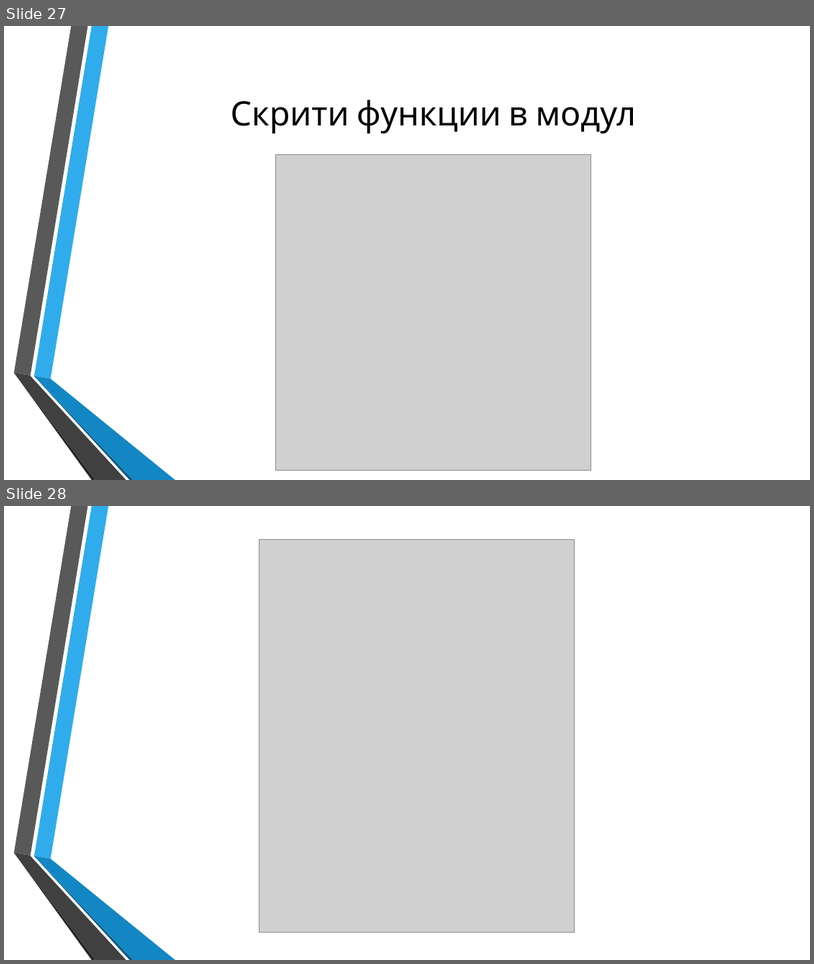
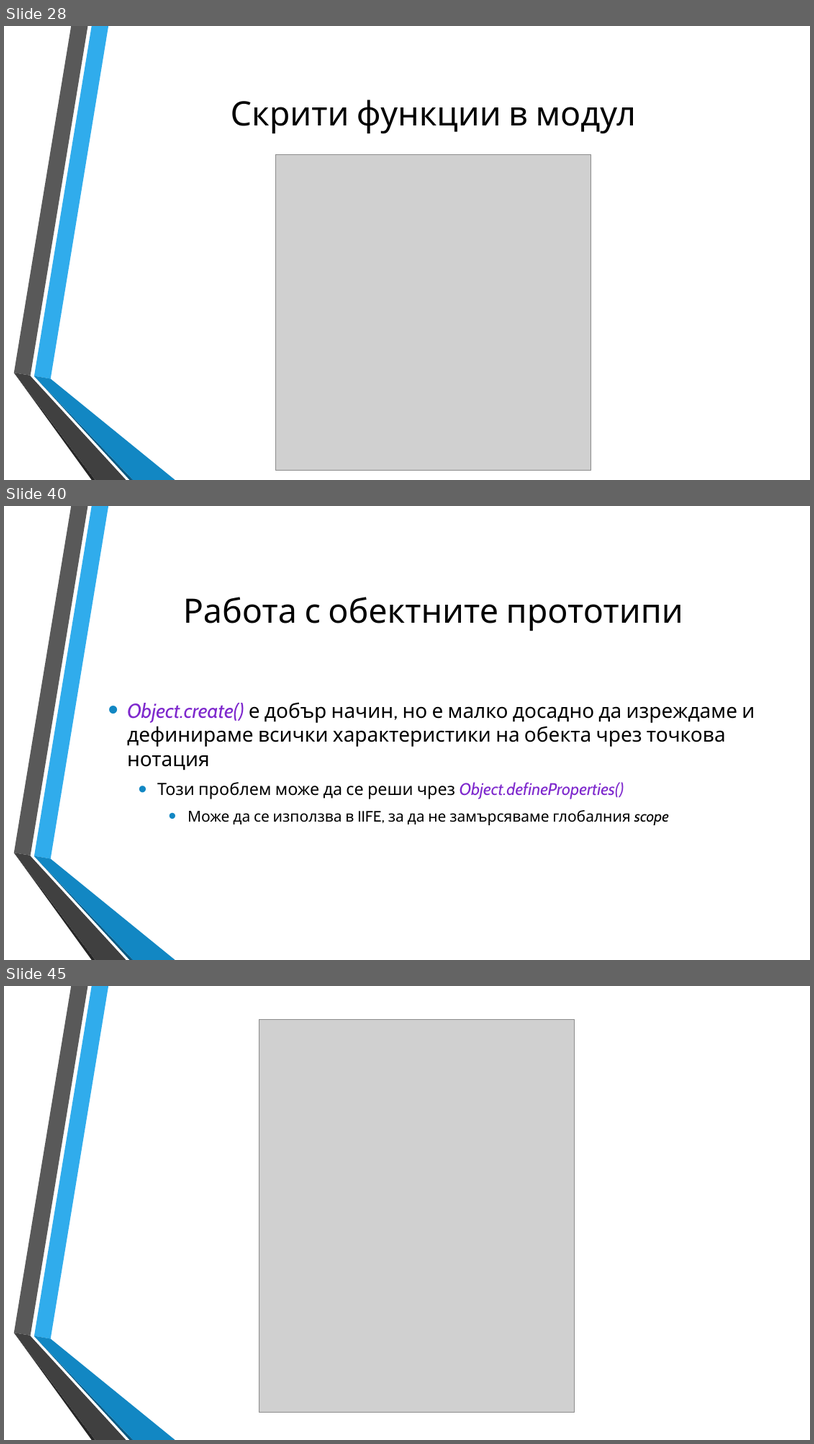
Before and after one commit to dnmitev/IT-Academy, a slide deck: JS Fundamentals/8.OOP/JS-OOP.pptx. Shown one above the other, each under a label of ours: slides 27 and 28 before the commit, slides 28, 40 and 45 after it; the slides between them are not shown. The pictures are 814x964 and 814x1444 pixels, drawn with LibreOffice and Linux fonts; fonts in the diff are those of the drawing; grey boxes stand for pictures; background and template pictures are left out. Boxes give left, top, right and bottom in pixels: in the first picture for what was removed or moved away, otherwise in the second. Text is boxed around its words. In the diff, an @@ line names an element or a change of style, - is before the commit and + after.

```diff
--- a/JS Fundamentals/8.OOP/JS-OOP.pptx
+++ b/JS Fundamentals/8.OOP/JS-OOP.pptx
@@ slide 40 added at [4,506,810,960], background picture (left out); not listed: 6 template elements that a slide beside it also shows @@
@@ title added at [183,597,684,631], 40 pt, text #000000 @@
+Работа с обектните прототипи
@@ text added at [127,702,755,825], 24 pt, text #000000 @@
+• Object.create() е добър начин, но е малко досадно да изреждаме и дефинираме всички характеристики на обекта чрез точкова нотация
+  • Този проблем може да се реши чрез Object.defineProperties()
+    • Може да се използва в IIFE, за да не замърсяваме глобалния scope
@@ what was slide 27 is now slide 28 @@
@@ what was slide 28 is now slide 45 @@
```
Also in this commit, not shown: 3 slides changed, 16 other slides added, 7 other files.
